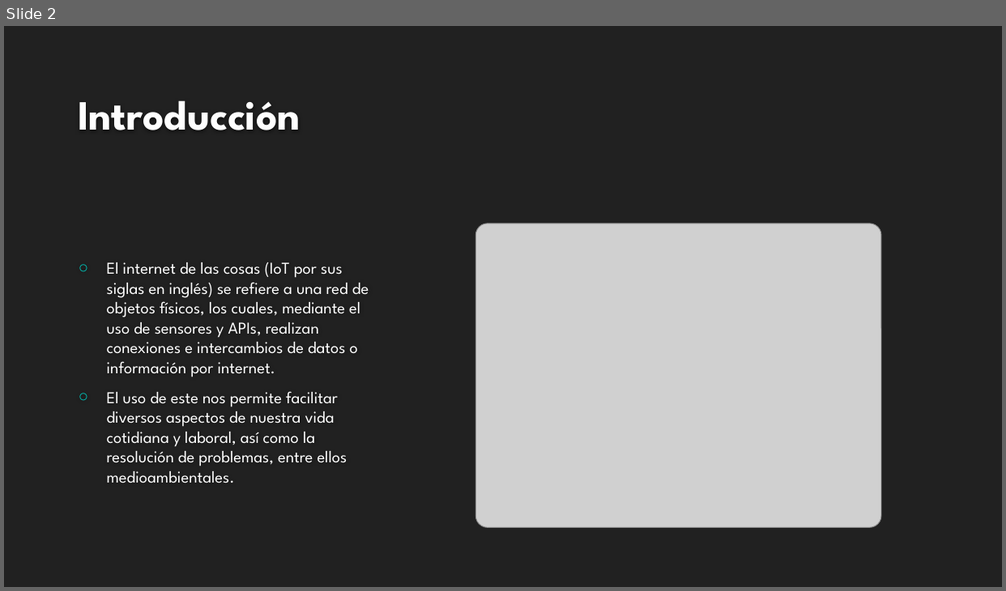
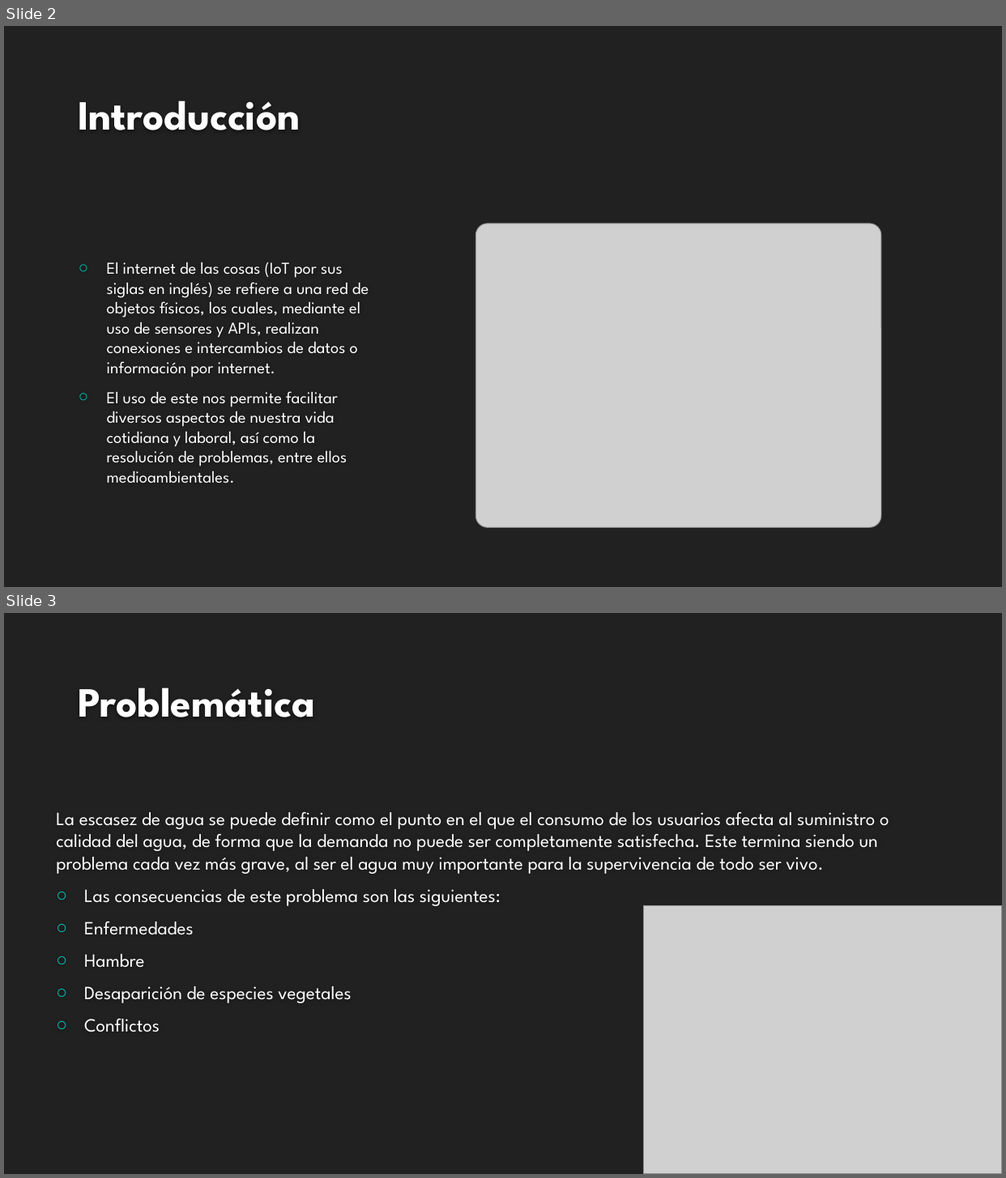
Before and after one commit to AngelRenteria/Equipo3, a slide deck: PresentacionSensoresAgua.pptx. Shown one above the other, each under a label of ours: slide 2 before the commit, slides 2 and 3 after it. The pictures are 1006x591 and 1006x1178 pixels, drawn with LibreOffice and Linux fonts; fonts in the diff are those of the drawing; grey boxes stand for pictures; background and template pictures are left out. Boxes give left, top, right and bottom in pixels: in the first picture for what was removed or moved away, otherwise in the second. Text is boxed around its words. In the diff, an @@ line names an element or a change of style, - is before the commit and + after.

Commit message:
Archivos modificados con la problematica

```diff
--- a/PresentacionSensoresAgua.pptx
+++ b/PresentacionSensoresAgua.pptx
@@ slide 3 added at (4, 613, 1002, 1174), background #212121 @@
@@ title added at (78, 688, 315, 717), 40 pt, text #FEFEFE, bold @@
+Problemática
@@ text added at (56, 812, 889, 1033), 18 pt, text #FFFFFF @@
+La escasez de agua se puede definir como el punto en el que el consumo de los usuarios afecta al suministro o calidad del agua, de forma que la demanda no puede ser completamente satisfecha. Este termina siendo un problema cada vez más grave, al ser el agua muy importante para la supervivencia de todo ser vivo.
+○ Las consecuencias de este problema son las siguientes:
+○ Enfermedades
+○ Hambre
+○ Desaparición de especies vegetales
+○ Conflictos
@@ picture added at (643, 905, 1002, 1174) @@
```
Also in this commit, not shown: 1 other file.
